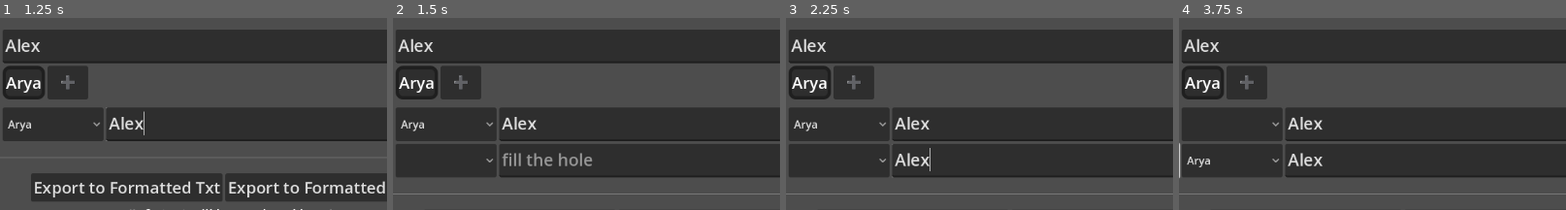
Above: before the commit, frames 1-4 (left to right).
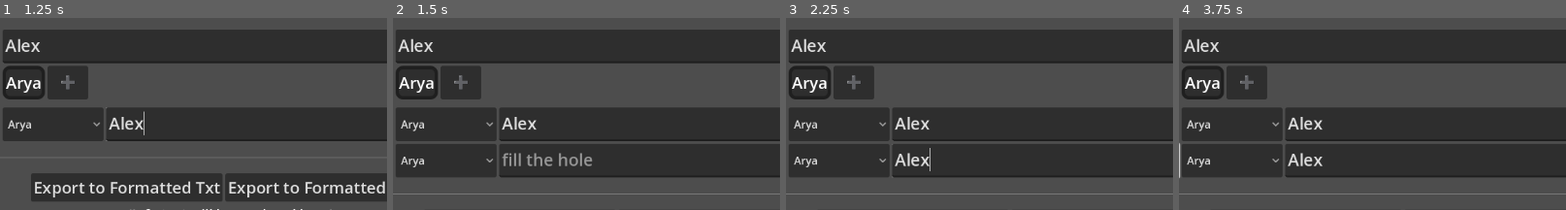
Above: after the commit, the same moments.

Repository: etherealxx/dramaturgamos-godot
Game: Godot game, scene res://scenes/main.tscn
Same seed, same stepped clock (60 frames per second), same inputs: the game is played once before the commit and once after it.
Inputs (mouse positions are % of the whole screen's width and height, from its top left):
- Up to frame 1 (1.25 s): click (58, 15) at 0.52 s; type "Alex" at 0.6 s; click (62, 36) at 0.75 s; type "Alex" at 0.83 s
- Up to frame 2 (1.5 s): click "➕" at 1.25 s
- Up to frame 3 (2.25 s): click (62, 45) at 2.02 s; type "Alex" at 2.1 s
- Up to frame 4 (3.75 s): click "☝️" at 2.75 s; click "👇" at 3.5 s
The pictures show only the part of the screen within x 20-70%, y 8-58%; the shares and areas given below are measured in that part.

Frame 1 is identical in both runs. In frame 2, 0.1% of the frame differs, in the area x 2-9%, y 72-78%; in frame 3, 0.1%; in frame 4, 0.2%, in the area x 2-9%, y 53-60%.

Commit message:
fixed bugs, several qol feature

Diff:
--- a/project.godot
+++ b/project.godot
@@ -12,7 +12,7 @@
 
 config/name="Dramaturgamos"
 config/description="tool"
-config/version="0.0.1"
+config/version="0.0.2"
 run/main_scene="res://scenes/main.tscn"
 config/features=PackedStringArray("4.2")
 config/icon="res://icon.png"
--- a/scripts/LineContainer/line_container.gd
+++ b/scripts/LineContainer/line_container.gd
@@ -7,13 +7,13 @@
 @onready var xbtn = $XButton
 @onready var up = $UpButton
 @onready var down = $DownButton
-@onready var character = $CharacterSelect
+#@onready var character = $CharacterSelect
 @onready var dialogtext = $DialogTextbox
 @onready var charaoption = $CharacterSelect
 
 var islinecontainer = true
 var isready := false
-
+var character_names : Array[String]
 #func _init():
 	#plus.pressed.connect(_on_plus_pressed)
 	#xbtn.pressed.connect(_on_xbtn_pressed)
@@ -23,6 +23,7 @@
 	xbtn.pressed.connect(_on_xbtn_pressed)
 	up.pressed.connect(_on_up_pressed)
 	down.pressed.connect(_on_down_pressed)
+	charaoption.item_selected.connect(_on_chara_change)
 	isready = true
 
 # Called every frame. 'delta' is the elapsed time since the previous frame.
@@ -30,7 +31,10 @@
 	if !isready:
 		_ready()
 
-func update_character(namelist : Array[String]):
+func set_character_names(_character_names):
+	character_names = _character_names
+
+func update_character(namelist : Array[String] = character_names):
 	var option_itemlist : Array[String]
 	var addedname_list : Array[String]
 	for i in charaoption.get_item_count():
@@ -40,24 +44,96 @@
 			addedname_list.append(name)
 	for name in addedname_list:
 		charaoption.add_item(name)
+	character_names = namelist
 
 func check_index():
 	for iternumber : int in parent.get_child_count():
 		if parent.get_child(iternumber) == self:
 			return iternumber
 
+func check_linecontainer_index(node = self):
+	var iter_linecontainer = 0
+	for iternumber : int in parent.get_child_count():
+		var child = parent.get_child(iternumber)
+		if "islinecontainer" in child:
+			if child == node:
+				return iter_linecontainer
+			else:
+				iter_linecontainer += 1
+
+func get_linecontainer_at_index(index : int):
+	var iter_linecontainer = 0
+	for iternumber : int in parent.get_child_count():
+		var child = parent.get_child(iternumber)
+		if "islinecontainer" in child:
+			if iter_linecontainer == index:
+				return child
+			else:
+				iter_linecontainer += 1
+	return null
+
 func get_character():
-	return character.get_item_text(character.selected)
+	return charaoption.get_item_text(charaoption.get_selected())
+
+func set_character_by_name(chara_name : String):
+	var select_index = 0
+	for i in charaoption.get_item_count():
+		if charaoption.get_item_text(i) == chara_name:
+			for chara_index in charaoption.get_item_count():
+				if charaoption.get_item_text(chara_index) == chara_name:
+					charaoption.selected = chara_index
+					break
+	#charaoption.set_item_text(chara)
 
 func get_dialog():
 	return dialogtext.get_text()
 
+func update_all_name_list(namelist = character_names):
+	for iternumber : int in parent.get_child_count():
+		var child = parent.get_child(iternumber)
+		if "islinecontainer" in parent.get_child(iternumber):
+			update_character(namelist)
+
+func check_first_two():
+	var first = get_linecontainer_at_index(0)
+	if first:
+		parent.fill_first_two_names(0, first.get_character())
+		print("First: ", first.get_character())
+
+	var second = get_linecontainer_at_index(1)
+	if second:
+		parent.fill_first_two_names(1, second.get_character())
+		print("Second: ", second.get_character())
+
 func _on_plus_pressed():
+	update_all_name_list()
 	var new_linecont = load("res://scenes/line_container.tscn").instantiate()
 	self.add_sibling(new_linecont)
 	#print(self.get_script())
 	#print(new_linecont.get_script())
 	new_linecont.set_script(self.get_script())
+	new_linecont.set_character_names(character_names)
+	new_linecont.update_character()
+	check_first_two()
+
+	var new_linecont_index : int = new_linecont.check_linecontainer_index(new_linecont)
+	print("index ", new_linecont_index)
+	if new_linecont_index > 1: # 3rd and up
+		var prev_name = get_linecontainer_at_index(new_linecont_index - 1).get_character()
+
+		if prev_name == parent.first_two_names[0]:
+			print("yes 0")
+			new_linecont.set_character_by_name(parent.first_two_names[1])
+		elif prev_name == parent.first_two_names[1]:
+			print("yes 0")
+			new_linecont.set_character_by_name(parent.first_two_names[0])
+
+	#if check_linecontainer_index() in [0, 1]:
+		#insert
+
+	#var new_linecont_index = new_linecont.check_linecontainer_index()
+	#if new_linecont_index in [0, 1]:
+		#new_linecont.set_character_by_name(parent.first_two_names[new_linecont_index])
 	#print(new_linecont.get_script())
 	#plus_pressed.emit()
 
@@ -83,9 +159,14 @@
 		if "islinecontainer" in parent.get_child(check_index() - 1):
 			parent.move_child(self, check_index() - 1)
 			Input.warp_mouse(get_middle_pos(up))
+	check_first_two()
 
 func _on_down_pressed():
 	if check_index() < parent.get_child_count():
 		if "islinecontainer" in parent.get_child(check_index() + 1):
 			parent.move_child(self, check_index() + 1)
 			Input.warp_mouse(get_middle_pos(down))
+	check_first_two()
+
+func _on_chara_change(index):
+	check_first_two()
--- a/scripts/MainVContainer.gd
+++ b/scripts/MainVContainer.gd
@@ -1,10 +1,11 @@
 extends VBoxContainer
 
+var first_two_names := ["", ""]
+
 @onready var charlist = $CharacterScroll/CharacterList
-# Called when the node enters the scene tree for the first time.
+
 func _ready():
 	charlist.update_all_name_list()
 
-# Called every frame. 'delta' is the elapsed time since the previous frame.
-func _process(delta):
-	pass
+func fill_first_two_names(index, chara):
+	first_two_names.insert(index, chara)
Not shown, changed: export_presets.cfg
